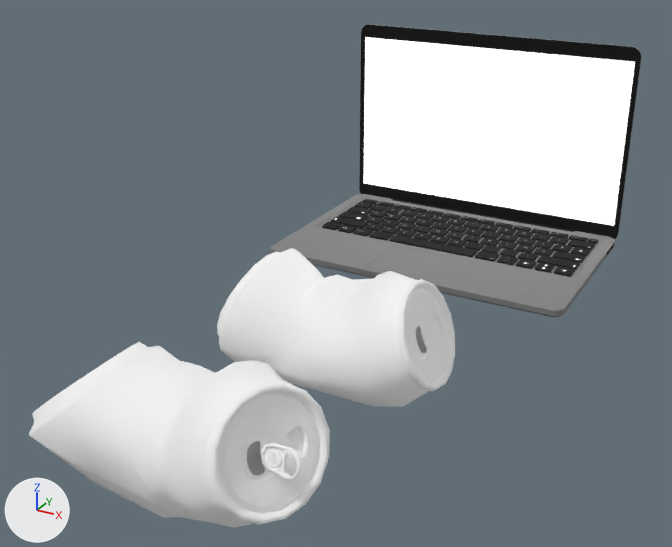
The glTF model public/models/laptop.glb: old version first, new version second.
Before and after are seen from a 50 mm camera at (332.0, -877.0, 359.0) aimed at (-18.0, -241.0, 41.0). Lighting does not change. The marker at lower left points along +X, +Y and +Z. The first picture is the older version. Where no turn or scale is listed for an object, it has been applied to the vertices.

In view in the first picture: 'Frame_ComputerFrame_0', 'cola_can_low001_Standardmaterial_0', 'cola_can_low002_Standardmaterial_0'.
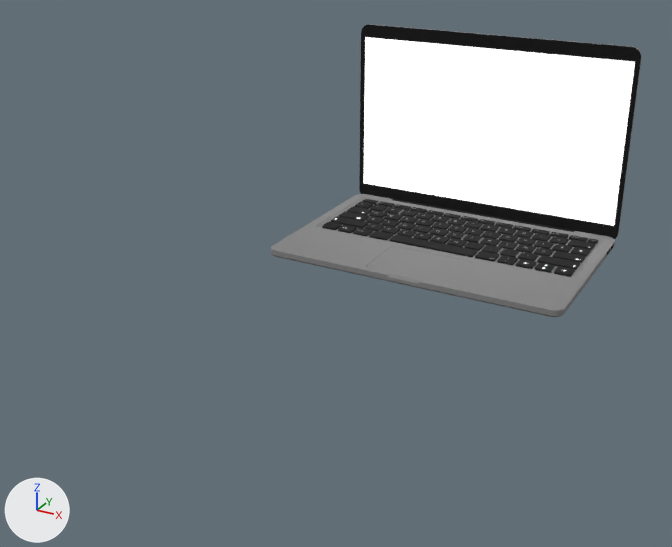
Location of each change, (x1, y1, x2, y2) in pixels of the pictures (672 x 547 px):
```json
{"object": "cola_can_low002_Standardmaterial_0", "change": "deleted", "before": [29, 342, 330, 528]}
{"object": "cola_can_low001_Standardmaterial_0", "change": "deleted", "before": [217, 248, 455, 407]}
```

Scene script edits in JSON lines:
```json
{"op": "remove", "block": "ob_cola_can_low001_standardmaterial_0", "code": ["ob_cola_can_low001_standardmaterial_0 = bpy.data.objects.new('cola_can_low001_Standardmaterial_0', me_cola_can_low001_standardmaterial_0)", "ob_cola_can_low001_standardmaterial_0.location = (-116.5, -251.5, -4.4)"]}
{"op": "remove", "block": "ob_cola_can_low002_standardmaterial_0", "code": ["ob_cola_can_low002_standardmaterial_0 = bpy.data.objects.new('cola_can_low002_Standardmaterial_0', me_cola_can_low002_standardmaterial_0)", "ob_cola_can_low002_standardmaterial_0.location = (-137.9, -443.1, -4.4)"]}
```
